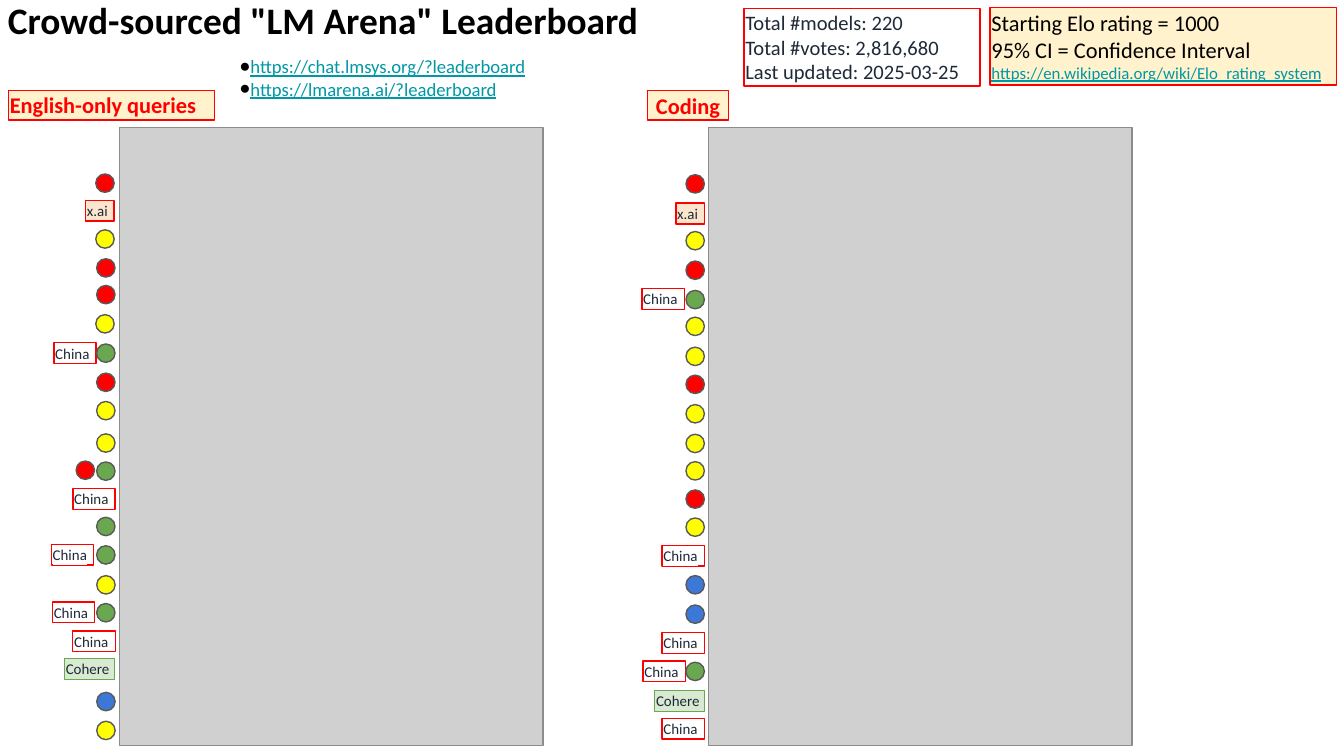
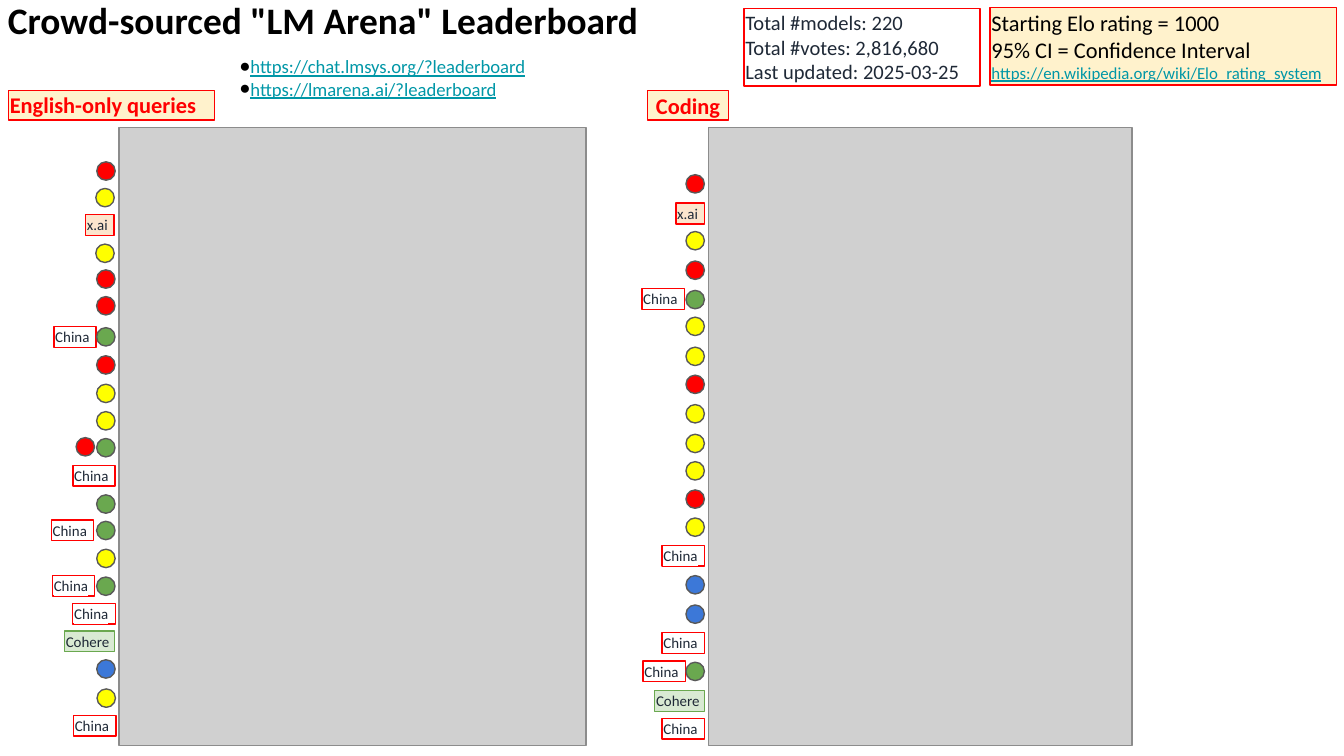
Before and after one commit to lselector/seminar, a slide deck: slide 22 of 2025/2025-03-28-AI-Updates.pptx. Drawn at 1344x756 pixels with LibreOffice and Linux fonts; fonts in the diff are those of the drawing; grey boxes stand for pictures. Boxes give left, top, right and bottom in pixels: in the first picture for what was removed or moved away, otherwise in the second. Text is boxed around its words. In the diff, an @@ line names an element or a change of style, - is before the commit and + after.

Commit message:
update

```diff
--- a/2025/2025-03-28-AI-Updates.pptx
+++ b/2025/2025-03-28-AI-Updates.pptx
@@ picture: place and size @@
-picture at [120,128,543,746]
+picture at [118,128,586,746]
@@ ellipse: place and size @@
-ellipse at [95,173,114,192]
+ellipse at [97,161,116,180]
@@ ellipse: place and size @@
-ellipse at [97,722,116,741]
+ellipse at [95,188,114,207]
@@ rectangle "x.ai": place and size @@
-rectangle "x.ai" at [86,200,114,220]
+rectangle "x.ai" at [86,215,114,235]
@@ ellipse: place and size @@
-ellipse at [95,230,114,249]
+ellipse at [95,245,114,263]
@@ 3 ellipses: place and size @@
-3 ellipses at [97,259,116,421]
+3 ellipses at [97,270,116,430]
@@ rectangle "China": place and size @@
-rectangle "China" at [54,343,95,363]
+rectangle "China" at [54,327,95,347]
@@ ellipse: place and size @@
-ellipse at [97,344,116,363]
+ellipse at [97,328,116,347]
@@ ellipse: place and size @@
-ellipse at [97,374,116,392]
+ellipse at [97,356,116,375]
@@ ellipse: place and size @@
-ellipse at [95,314,114,333]
+ellipse at [97,384,116,403]
@@ ellipse: place and size @@
-ellipse at [97,517,116,536]
+ellipse at [97,495,116,513]
@@ 5 rectangles, 5 ellipses: place and size @@
-5 rectangles, 5 ellipses at [51,461,116,679]
+5 rectangles, 5 ellipses at [51,438,116,652]
@@ ellipse: place and size @@
-ellipse at [97,692,116,711]
+ellipse at [97,660,116,679]
@@ ellipse: place and size @@
-ellipse at [97,434,116,453]
+ellipse at [97,689,116,708]
@@ rectangle added at [74,715,117,735], outline #FF0000 0.75 pt, 8 pt, text #1F2937 @@
+China
```
Also in this commit, not shown: 2 other slides changed.
